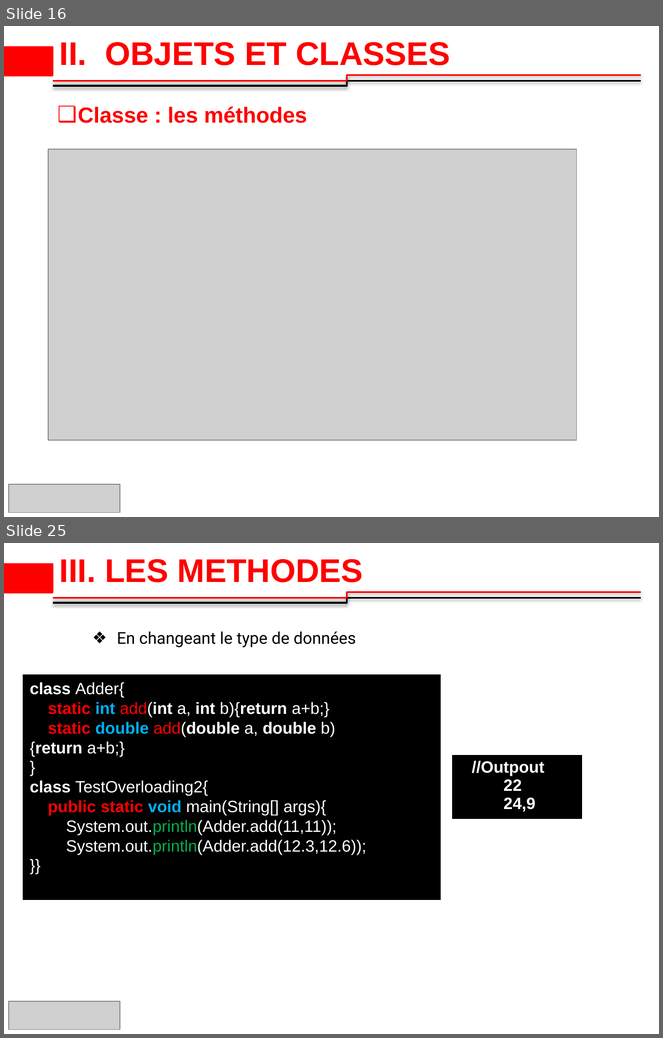
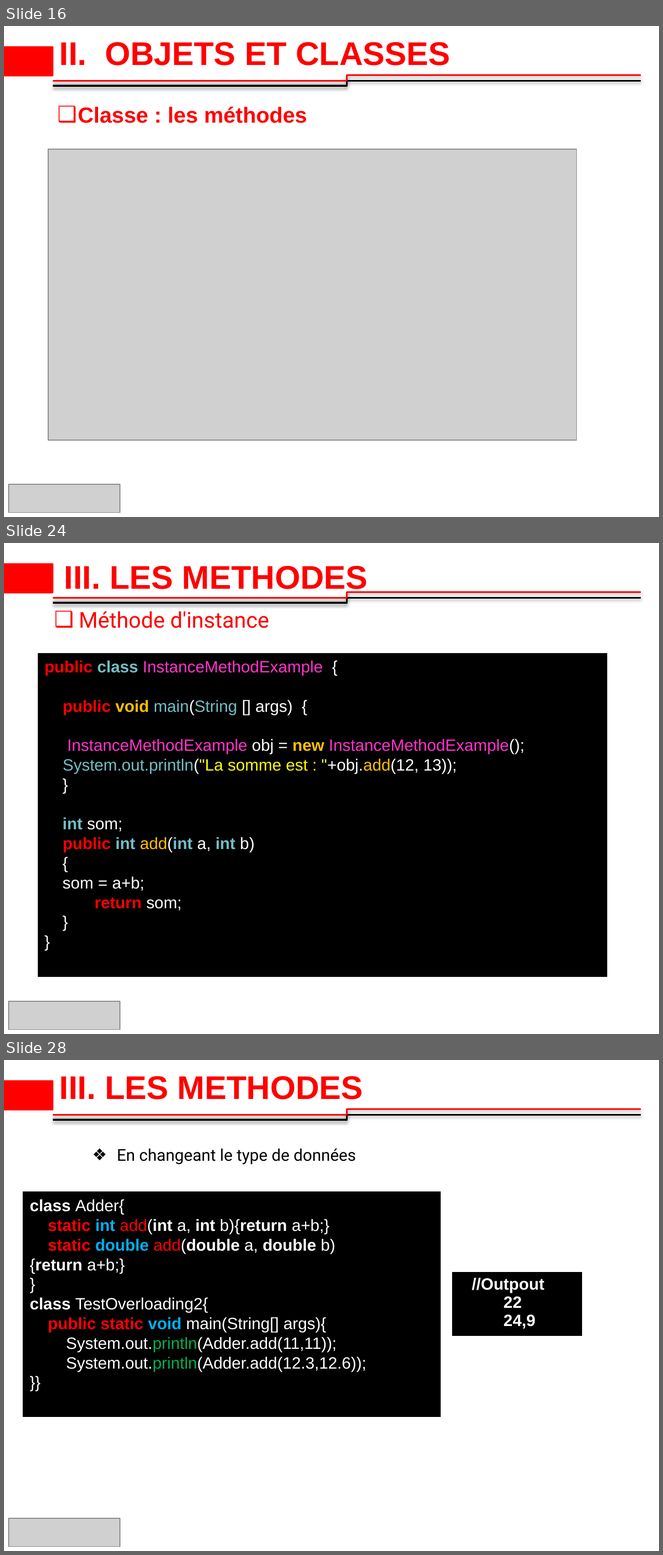
Before and after one commit to 2losky/Poo_Java, a slide deck: java-oop dernier 10.pptx. Shown one above the other, each under a label of ours: slides 16 and 25 before the commit, slides 16, 24 and 28 after it; the slides between them are not shown. The pictures are 663x1038 and 663x1555 pixels, drawn with LibreOffice and Linux fonts; fonts in the diff are those of the drawing; grey boxes stand for pictures; background and template pictures are left out. Boxes give left, top, right and bottom in pixels: in the first picture for what was removed or moved away, otherwise in the second. Text is boxed around its words. In the diff, an @@ line names an element or a change of style, - is before the commit and + after.

```diff
--- a/java-oop dernier 10.pptx
+++ b/java-oop dernier 10.pptx
@@ slide 24 added at bbox=[4, 543, 659, 1034], background #FFFFFF; not listed: 3 template elements that a slide beside it also shows @@
@@ title added at bbox=[64, 566, 368, 594], 36 pt, text #FF0000, bold @@
+III. LES METHODES
@@ text added at bbox=[79, 611, 269, 628], 24 pt, text #FF0000 @@
+  ❑ Méthode d'instance
@@ rectangle added at bbox=[38, 653, 607, 977], fill #000000, 18 pt, text #FF33CC @@
+public class InstanceMethodExample {
+public void main(String [] args) {
+InstanceMethodExample obj = new InstanceMethodExample();
+System.out.println("La somme est : "+obj.add(12, 13));
+}
+int som;
+public int add(int a, int b)
+{
+som = a+b;
+return som;
+}
+}
@@ picture added at bbox=[9, 1002, 120, 1030] @@
@@ what was slide 25 is now slide 28 @@
```
Also in this commit, not shown: 10 slides changed, 3 other slides added.
